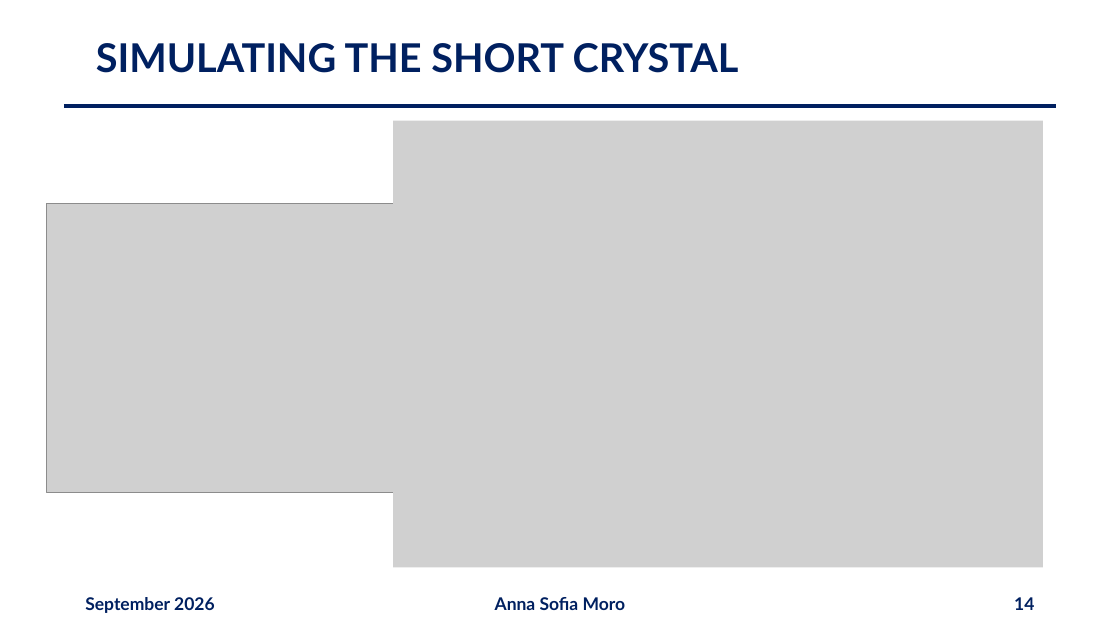
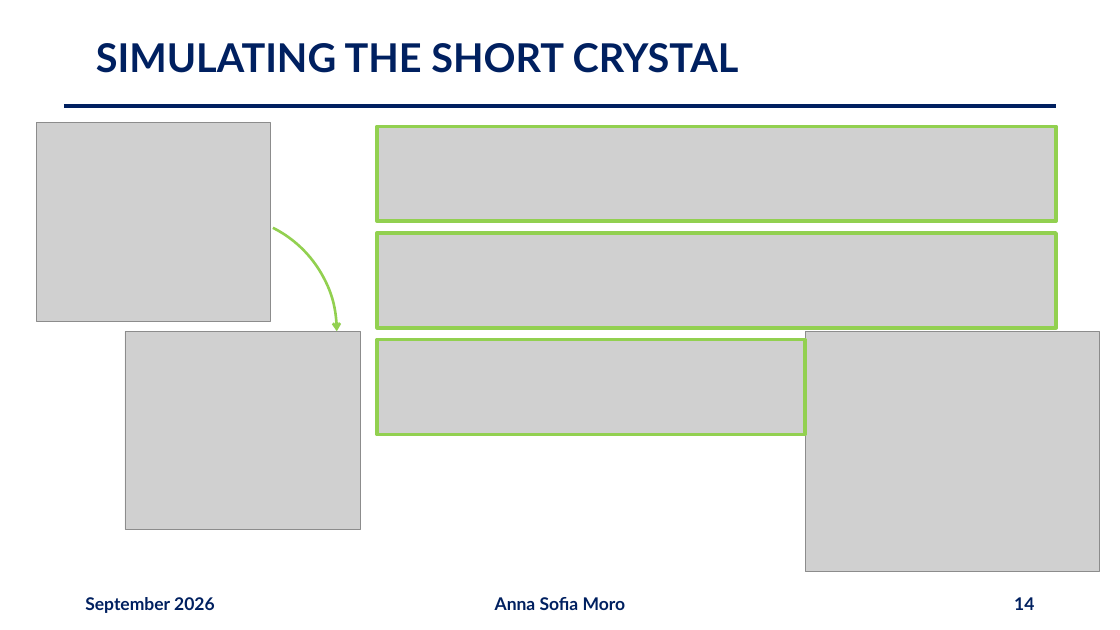
Before and after one commit to annaasofia/tesi, a slide deck: slide 14 of slides/week11.pptx. Drawn at 1120x630 pixels with LibreOffice and Linux fonts; fonts in the diff are those of the drawing; grey boxes stand for pictures. Boxes give left, top, right and bottom in pixels: in the first picture for what was removed or moved away, otherwise in the second. Text is boxed around its words. In the diff, an @@ line names an element or a change of style, - is before the commit and + after.

```diff
--- a/slides/week11.pptx
+++ b/slides/week11.pptx
@@ picture added at bbox=[37, 123, 271, 321] @@
@@ picture added at bbox=[377, 126, 1056, 221] @@
@@ picture removed at bbox=[393, 121, 1044, 568] @@
@@ picture removed at bbox=[47, 204, 393, 493] @@
@@ arc (boxed as its full ellipse) added at bbox=[105, 216, 337, 448], outline #92D050 2.25 pt @@
@@ picture added at bbox=[377, 233, 1056, 328] @@
@@ picture added at bbox=[125, 331, 360, 529] @@
@@ picture added at bbox=[377, 339, 806, 434] @@
@@ picture added at bbox=[806, 332, 1100, 572] @@
```
Also in this commit, not shown: 4 other files.
